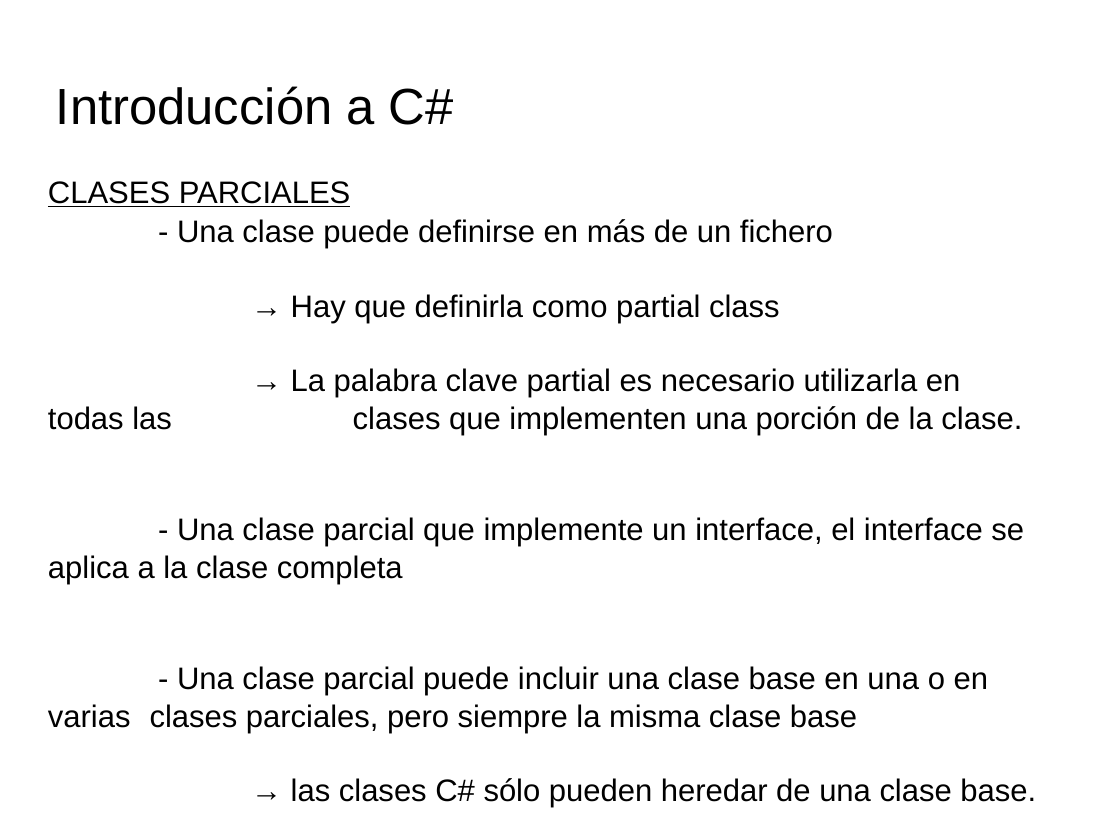
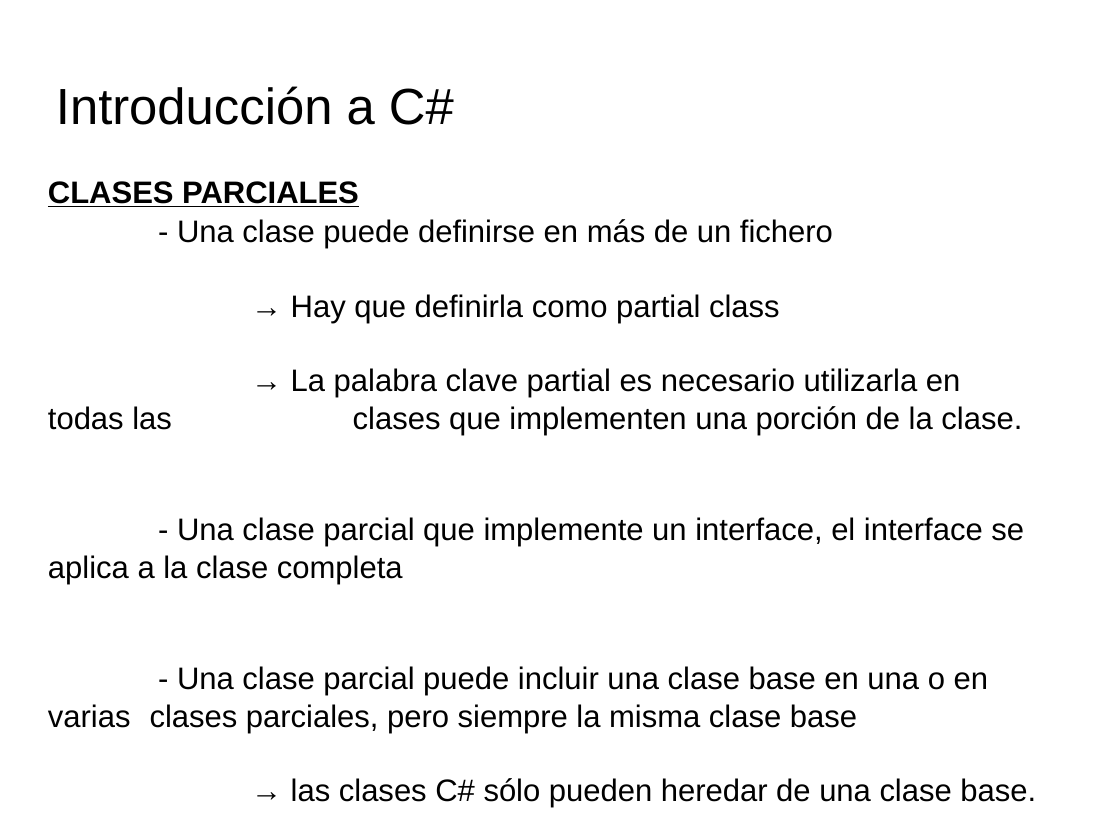
Before and after one commit to videojuegos-abastos/PMV, a slide deck: slide 23 of te/Tema 4 (Chema)/t4.3.- Definiendo miembros de una clase.odp. Drawn at 1120x840 pixels with LibreOffice and Linux fonts; fonts in the diff are those of the drawing; background and template pictures are left out. Boxes give left, top, right and bottom in pixels: in the first picture for what was removed or moved away, otherwise in the second. Text is boxed around its words. In the diff, an @@ line names an element or a change of style, - is before the commit and + after.

```diff
--- a/te/Tema 4 (Chema)/t4.3.- Definiendo miembros de una clase.odp
+++ b/te/Tema 4 (Chema)/t4.3.- Definiendo miembros de una clase.odp
@@ text "CLASES PARCIALES" at [48,181,359,207]: bold on @@
```
Also in this commit, not shown: 7 other slides changed, 2 other files.
